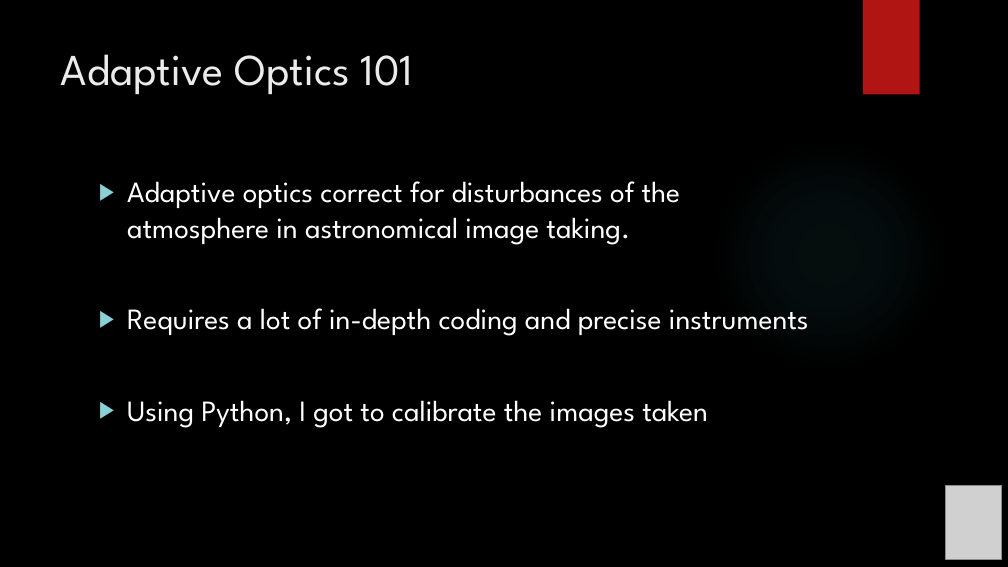
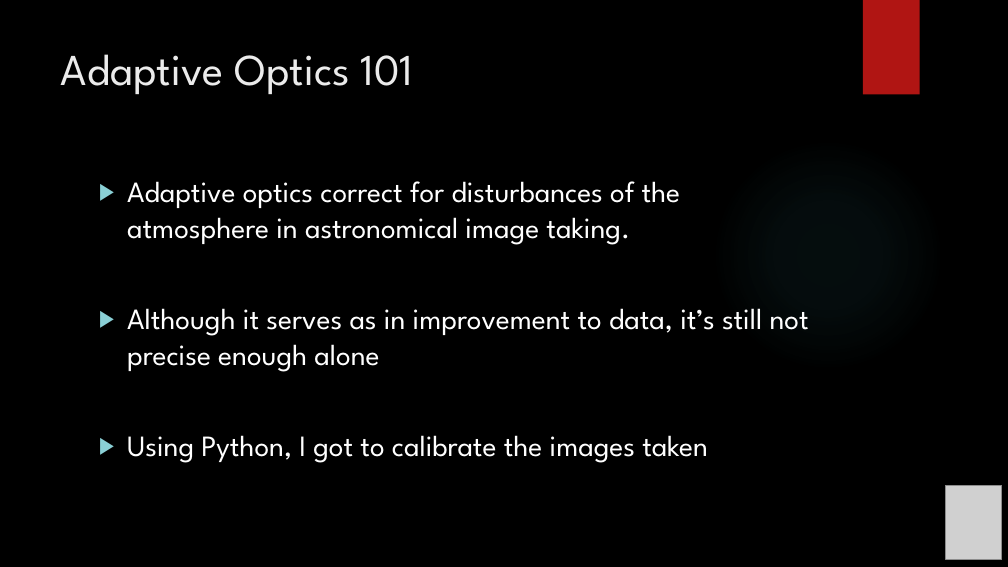
Before and after one commit to exoworlds/clio2016-2017, a slide deck: slide 2 of project_files/symposium_presentation.pptx. Drawn at 1008x567 pixels with LibreOffice and Linux fonts; fonts in the diff are those of the drawing; grey boxes stand for pictures; background and template pictures are left out. Boxes give left, top, right and bottom in pixels: in the first picture for what was removed or moved away, otherwise in the second. Text is boxed around its words. In the diff, an @@ line names an element or a change of style, - is before the commit and + after.

```diff
--- a/project_files/symposium_presentation.pptx
+++ b/project_files/symposium_presentation.pptx
@@ text at bbox=[127, 308, 809, 372]: text changed @@
-▶ Requires a lot of in-depth coding and precise instruments
+▶ Although it serves as in improvement to data, it’s still not precise enough alone
```
Also in this commit, not shown: 1 other slide changed, 2 other files.
